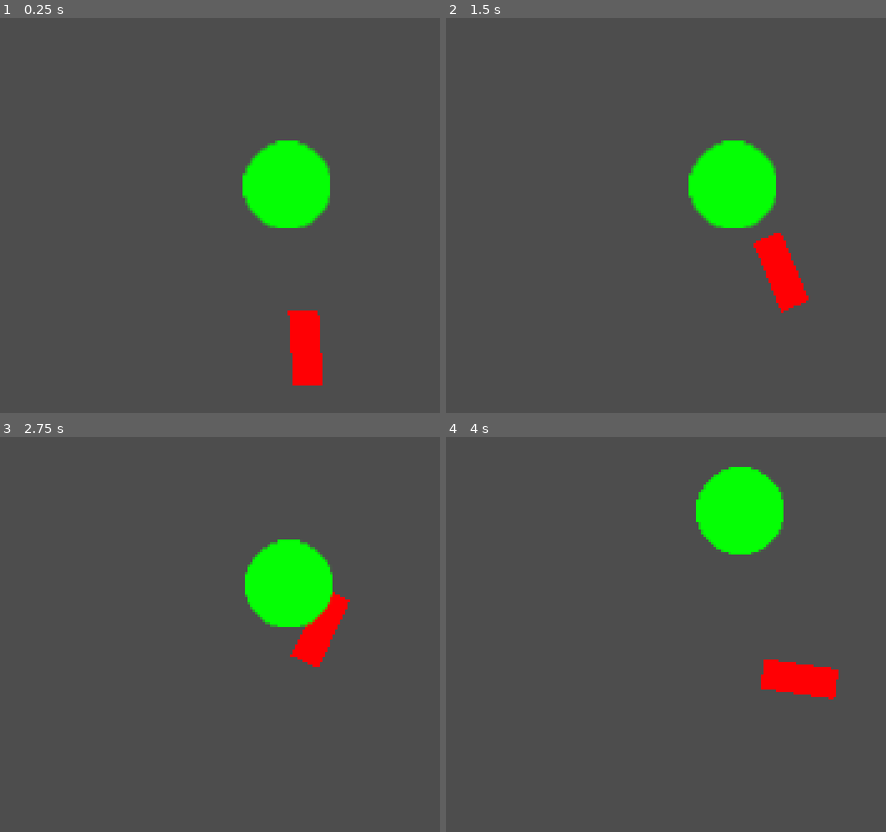
Above: before the commit, frames 1-4 (two rows, left to right).
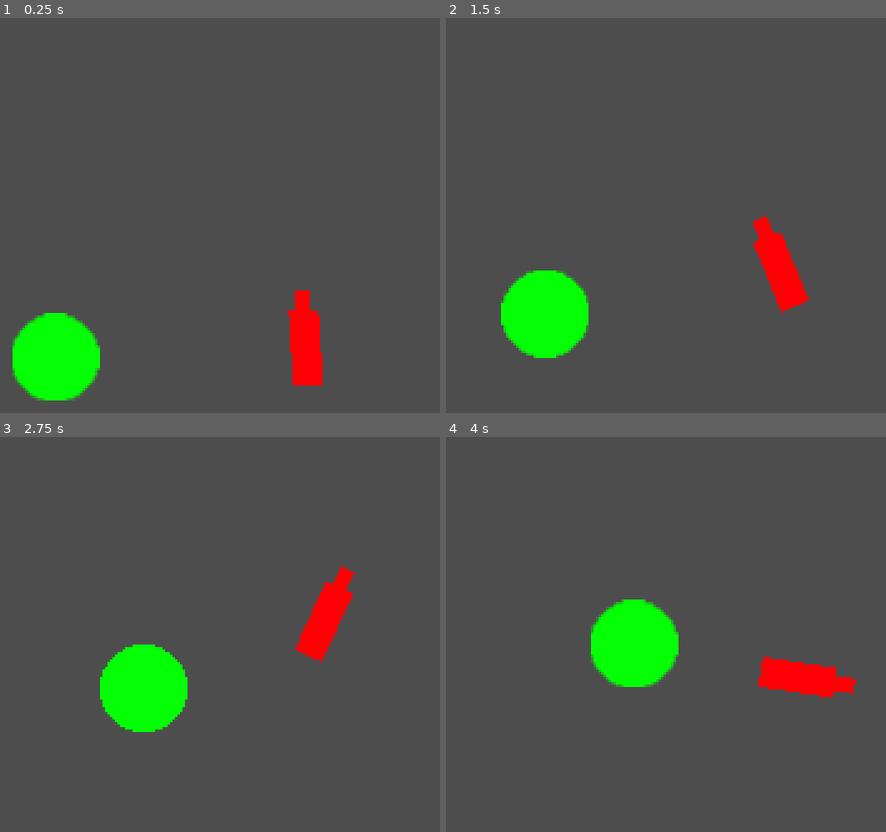
Above: after the commit, the same moments.

Repository: bryan-barreto/clonq-microjam-2k26
Game: Godot game, scene res://scenes/main.tscn
The game is run twice, just before and just after one commit, with the same random seed, the same clock (stepped at 60 frames per second) and the same inputs. This scene is started directly instead of the project's main scene.
Inputs (mouse positions are in pixels of both pictures, inside the frame that each line leads up to):
- Up to frame 1 (0.25 s): no input
- Up to frame 2 (1.5 s): move the mouse to (877, 199) at 0.52 s; press the mouse at (877, 199) at 0.53 s; move the mouse to (622, 239) at 1.27 s; release the mouse at (622, 239) at 1.28 s; right-click (622, 239) at 1.35 s
- Up to frame 3 (2.75 s): move the mouse to (356, 547) at 2.02 s; press the mouse at (356, 547) at 2.03 s
- Up to frame 4 (4 s): move the mouse to (714, 717) at 2.77 s; release the mouse at (714, 717) at 2.78 s; right-click (714, 717) at 2.85 s; move the mouse to (outside the picture) at 3.52 s; press the mouse at (outside the picture) at 3.53 s

The runs differ from the first frame. In frame 1, 7.5% of the frame differs, in the area x 2-75%, y 31-97%; in frame 2, 7.5%; in frame 3, 7.5%; in frame 4, 7.6%, in the area x 32-94%, y 7-67%.

Commit message:
drill hits drillable area

Diff:
--- a/godot-project/prefab/ball.tscn
+++ b/godot-project/prefab/ball.tscn
@@ -1,13 +1,36 @@
 [gd_scene format=3 uid="uid://dn3hyyv0tnt5b"]
 
 [ext_resource type="Texture2D" uid="uid://cga0otyo3iry3" path="res://assets/ball.png" id="1_1hr4x"]
+[ext_resource type="Script" uid="uid://dor43ks1wt1fp" path="res://src/meteor.gd" id="1_frjmt"]
+
+[sub_resource type="PhysicsMaterial" id="PhysicsMaterial_1hr4x"]
+friction = 0.0
+bounce = 1.0
 
 [sub_resource type="CircleShape2D" id="CircleShape2D_frjmt"]
+radius = 18.0
+
+[sub_resource type="CircleShape2D" id="CircleShape2D_1hr4x"]
+radius = 24.020824
 
 [node name="Ball" type="RigidBody2D" unique_id=2020230802]
+collision_layer = 3
+collision_mask = 3
+physics_material_override = SubResource("PhysicsMaterial_1hr4x")
+gravity_scale = 0.0
+script = ExtResource("1_frjmt")
 
 [node name="CollisionShape2D" type="CollisionShape2D" parent="." unique_id=846741595]
 shape = SubResource("CircleShape2D_frjmt")
 
 [node name="Sprite2D" type="Sprite2D" parent="." unique_id=507031872]
 texture = ExtResource("1_1hr4x")
+
+[node name="DrillableCollision" type="Area2D" parent="." unique_id=620875982]
+collision_layer = 0
+collision_mask = 4
+
+[node name="CollisionShape2D" type="CollisionShape2D" parent="DrillableCollision" unique_id=1584393871]
+shape = SubResource("CircleShape2D_1hr4x")
+
+[connection signal="body_entered" from="DrillableCollision" to="." method="_on_drillable_collision_body_entered"]
--- a/godot-project/prefab/hit_box.tscn
+++ b/godot-project/prefab/hit_box.tscn
@@ -6,14 +6,32 @@
 [sub_resource type="RectangleShape2D" id="RectangleShape2D_tbgi4"]
 size = Vector2(12, 30)
 
+[sub_resource type="RectangleShape2D" id="RectangleShape2D_jljiw"]
+size = Vector2(6, 14)
+
 [node name="HitBox" type="CharacterBody2D" unique_id=1649692202]
+collision_layer = 2
+collision_mask = 0
 script = ExtResource("1_jljiw")
 
-[node name="CollisionShape2D" type="CollisionShape2D" parent="." unique_id=2066238002]
+[node name="HitBox" type="CollisionShape2D" parent="." unique_id=2066238002]
 shape = SubResource("RectangleShape2D_tbgi4")
 
 [node name="Sprite2D" type="Sprite2D" parent="." unique_id=1055822905]
 texture = ExtResource("2_6dw6b")
 
-[node name="Drill" type="Node2D" parent="." unique_id=1682587422]
+[node name="FollowNode" type="Node2D" parent="." unique_id=1682587422]
 position = Vector2(0, -20)
+
+[node name="DrillBox" type="StaticBody2D" parent="." unique_id=3011275]
+collision_layer = 6
+collision_mask = 0
+
+[node name="CollisionShape2D" type="CollisionShape2D" parent="DrillBox" unique_id=1427523522]
+position = Vector2(0, -16)
+shape = SubResource("RectangleShape2D_jljiw")
+
+[node name="Sprite2D2" type="Sprite2D" parent="DrillBox" unique_id=363462424]
+position = Vector2(2.3841858e-07, -17.5)
+scale = Vector2(0.49999994, 0.36666667)
+texture = ExtResource("2_6dw6b")
--- a/godot-project/project.godot
+++ b/godot-project/project.godot
@@ -41,6 +41,9 @@
 [physics]
 
 3d/physics_engine="Jolt Physics"
+2d/default_gravity=0.0
+2d/default_linear_damp=0.0
+2d/default_angular_damp=0.0
 
 [rendering]
 
--- a/godot-project/scenes/main.tscn
+++ b/godot-project/scenes/main.tscn
@@ -3,7 +3,7 @@
 [ext_resource type="Script" uid="uid://3snrnt3qhca7" path="res://src/main.gd" id="1_o5qli"]
 [ext_resource type="PackedScene" uid="uid://dxci17kq4j4nv" path="res://prefab/hit_box.tscn" id="2_sugp2"]
 [ext_resource type="PackedScene" uid="uid://dn3hyyv0tnt5b" path="res://prefab/ball.tscn" id="3_jyhfs"]
-[ext_resource type="Script" uid="uid://dor43ks1wt1fp" path="res://src/meteor.gd" id="4_tbgi4"]
+[ext_resource type="Script" uid="uid://3fj2creufpif" path="res://src/floor.gd" id="6_o6xl0"]
 [ext_resource type="Script" uid="uid://d3cesqdn66rk6" path="res://src/mouse.gd" id="6_tefeu"]
 
 [sub_resource type="CircleShape2D" id="CircleShape2D_tefeu"]
@@ -75,11 +75,9 @@
 rotation_speed = 5.0
 
 [node name="Ball" parent="." unique_id=2020230802 instance=ExtResource("3_jyhfs")]
-position = Vector2(116, 67)
-mass = 0.262
-gravity_scale = 0.0
-script = ExtResource("4_tbgi4")
-speed = 5
+position = Vector2(20, 139)
+linear_velocity = Vector2(1, -1)
+speed = 20.0
 
 [node name="Mouse" type="Area2D" parent="." unique_id=573510076]
 script = ExtResource("6_tefeu")
@@ -89,6 +87,7 @@
 
 [node name="Floor" type="StaticBody2D" parent="." unique_id=1649123140]
 position = Vector2(0, 160)
+script = ExtResource("6_o6xl0")
 
 [node name="CollisionShape2D" type="CollisionShape2D" parent="Floor" unique_id=1346776357]
 position = Vector2(120, 3)
--- /dev/null
+++ b/godot-project/src/floor.gd
@@ -0,0 +1,11 @@
+extends StaticBody2D
+
+
+# Called when the node enters the scene tree for the first time.
+func _ready():
+	pass # Replace with function body.
+
+
+# Called every frame. 'delta' is the elapsed time since the previous frame.
+func _process(delta):
+	pass
--- a/godot-project/src/hit_box.gd
+++ b/godot-project/src/hit_box.gd
@@ -1,6 +1,6 @@
 extends CharacterBody2D
 
-@onready var drill = $Drill
+@onready var drill = $FollowNode
 
 @export var max_player_speed = 0.0
 
@@ -12,11 +12,6 @@
 
 func _move_toward_mouse(delta: float) -> void:
 	var dir_to_mouse: Vector2 = get_global_mouse_position() - drill.global_position
-	#var max_offset_this_update: float = max_player_speed * delta
-	#var max_offset_this_update_squared := max_offset_this_update ** 2
-	#if dir_to_mouse.length_squared() > max_offset_this_update_squared:
-		#dir_to_mouse = dir_to_mouse.normalized() * max_offset_this_update
-	#var velocity_this_update = dir_to_mouse
 	var new_vel = dir_to_mouse.normalized() * max_player_speed * delta
 	var collided := move_and_collide(new_vel)
 	if (collided):
--- a/godot-project/src/meteor.gd
+++ b/godot-project/src/meteor.gd
@@ -1,7 +1,17 @@
 extends RigidBody2D
 
-@export var speed = 0
+@export var speed = 0.0
+
+var magnitude
 
 # Called when the node enters the scene tree for the first time.
 func _ready():
 	pass # Replace with function body.
+
+func _process(delta):
+	if (linear_velocity.length() != speed):
+		linear_velocity = linear_velocity.normalized() * speed
+
+func _on_drillable_collision_body_entered(body):
+	print("enter")
+	pass # Replace with function body.
Not shown, added: godot-project/src/floor.gd.uid
